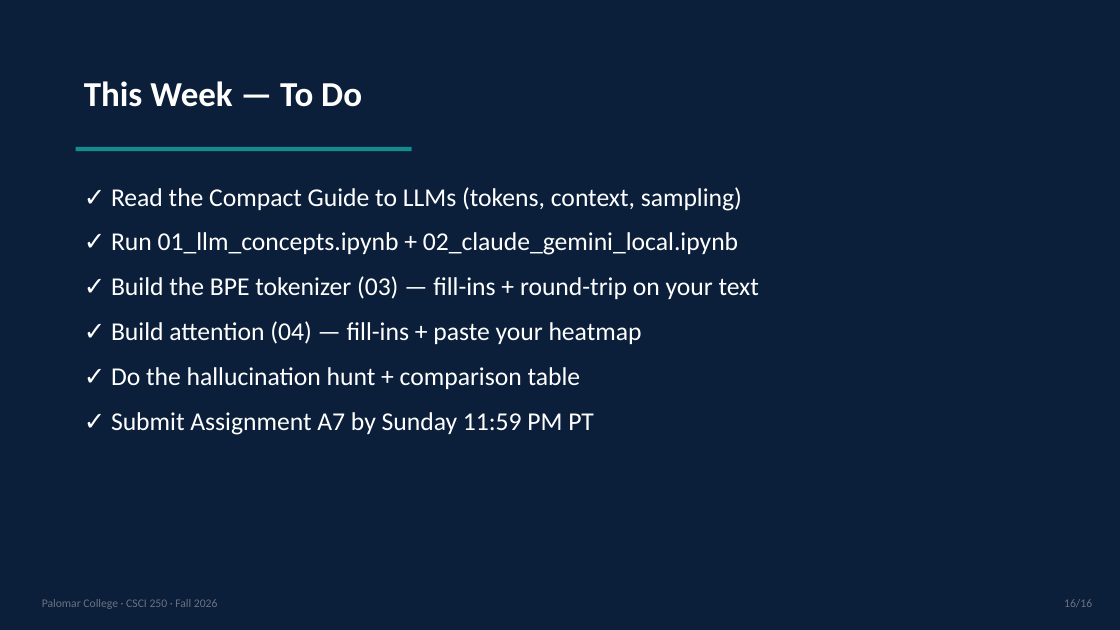
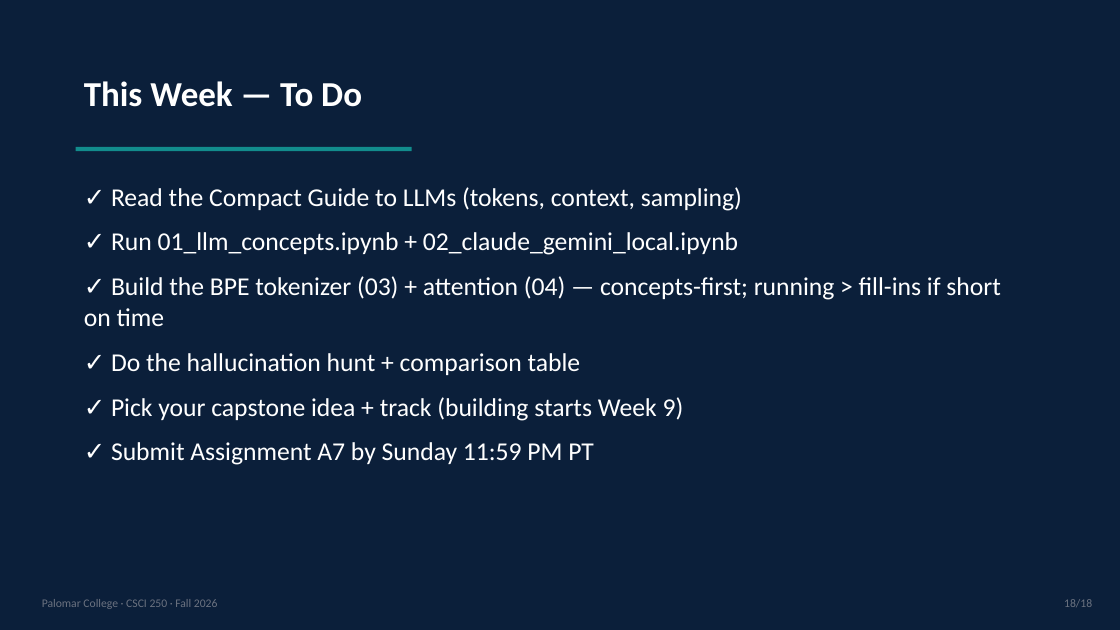
Before and after one commit to gheniabla/intro2ai, a slide deck: slide 18 of CSCI250-Fall2026/content/Week08_LLM-Concepts/slides.pptx (slide 16 before the commit). Drawn at 1120x630 pixels with LibreOffice and Linux fonts; fonts in the diff are those of the drawing. Boxes give left, top, right and bottom in pixels: in the first picture for what was removed or moved away, otherwise in the second. Text is boxed around its words. In the diff, an @@ line names an element or a change of style, - is before the commit and + after.

Commit message:
Benchmark pass: add 2026-current content and close design gaps
After benchmarking vs comparable accessible courses and top university
offerings, add the high-value improvements reviewers identified:
- Week 9: reasoning models / test-time compute + context-engineering framing
- Week 11: modern RAG (hybrid search + reranking + Contextual Retrieval +
  agentic RAG) with a hands-on hybrid/rerank notebook
- Week 13: hands-on MCP server/client notebook, agent-memory taxonomy, MCP
  security, guardrails wired into the deployable Flask app, max_turns demo
- Week 16: post-training ladder (SFT -> DPO -> GRPO) named
- Week 17: judge-bias coverage + broadened Responsible AI section
- Week 15: provenance/watermarking (SynthID, C2PA)
- Week 5: self-check asserts, k-NN scaling demo, coefficient interpretation
- Week 8: de-risked pacing (concepts-first framing, lighter capstone start)
- Responsible AI added as an explicit course objective; model IDs normalized

```diff
--- a/CSCI250-Fall2026/content/Week08_LLM-Concepts/slides.pptx
+++ b/CSCI250-Fall2026/content/Week08_LLM-Concepts/slides.pptx
@@ text at (x1=84, y1=276, x2=1000, y2=326): text changed @@
-✓ Build the BPE tokenizer (03) — fill-ins + round-trip on your text
-✓ Build attention (04) — fill-ins + paste your heatmap
+✓ Build the BPE tokenizer (03) + attention (04) — concepts-first; running > fill-ins if short on time
@@ text at (x1=111, y1=397, x2=684, y2=421): paragraph added @@
+✓ Pick your capstone idea + track (building starts Week 9)
```
Also in this commit, not shown: 12 other slides changed, 2 slides added, 51 other files.
